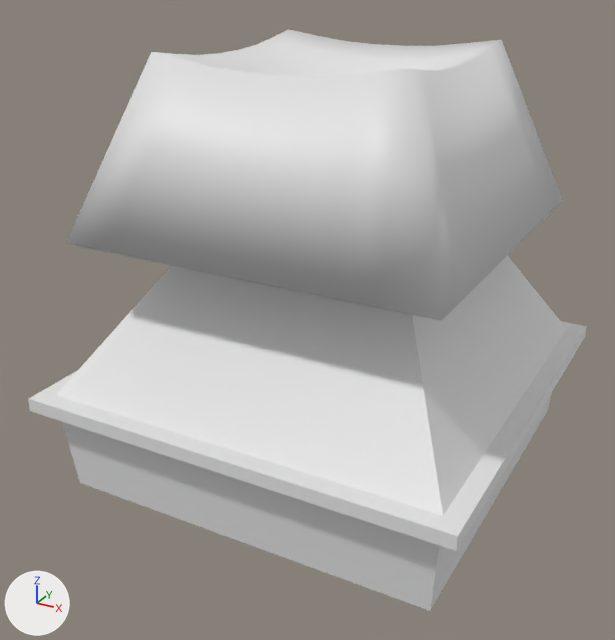
The glTF model public/startswitch.glb as it was, and as the next commit left it.
One viewpoint serves both versions: a camera (50 mm lens) standing at (1.69, -3.32, 1.9) and looking at (-0.05, -0.15, 0.32). The lights are fixed; the arrows at lower left show +X, +Y and +Z. Where no turn or scale is listed for an object, it has been applied to the vertices.
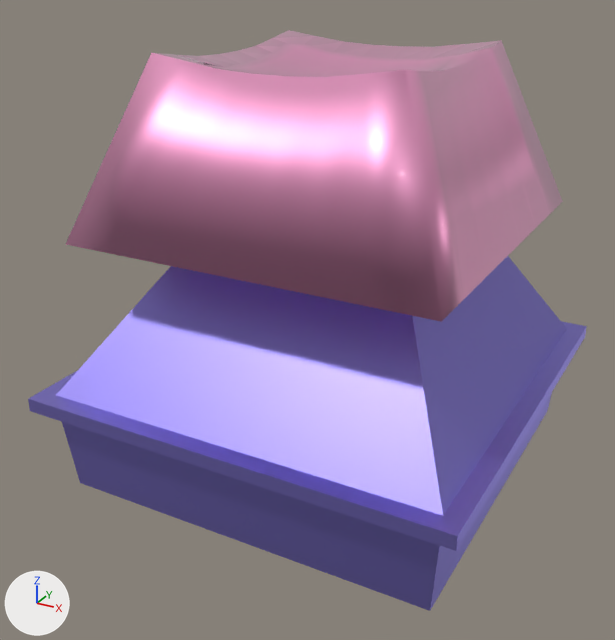
Changed parts and their boxes [x1, y1, x2, y2] in the pictures (615 x 640 px):
'Plane', recoloured (white to blue): [28, 255, 587, 611] in both
'Plane.001', recoloured, moved (white to pink): before [65, 29, 563, 321]; after [66, 30, 563, 322]

Patch to the scene script:
```diff
--- a/public/startswitch.glb.py
+++ b/public/startswitch.glb.py
@@ mat_material_003 @@
+mat_material_003 = principled_material('Material.003')
+mat_material_003.base_color = (1.0, 0.415, 0.694)  # pink #ffacd9
+mat_material_003.metallic = 1.0
+mat_material_003.coat_weight = 1.0
@@ mat_material_002 @@
+mat_material_002 = principled_material('Material.002')
+mat_material_002.base_color = (0.334, 0.282, 0.8)  # blue #9c91e7
+mat_material_002.metallic = 1.0
@@ me_plane @@
 me_plane.from_pydata(...)  # 32 vertices, 60 faces; spans x -1.0..1.0, y -1.0..1.0, z -0.42..0.66
+me_plane.materials.append(mat_material_002)  # blue #9c91e7
@@ me_plane_001 @@
 me_plane_001.from_pydata(...)  # 128 vertices, 252 faces; spans x -0.83..0.83, y -0.83..0.83, z 0.0..0.76
+me_plane_001.materials.append(mat_material_003)  # pink #ffacd9
@@ ob_plane_001 @@
 ob_plane_001 = bpy.data.objects.new('Plane.001', me_plane_001)
-ob_plane_001.location = (0.0, 0.0, 0.764)
+ob_plane_001.location = (0.0, 0.0, 0.761)
```
